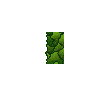
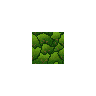
Two versions of the same layered image (96x96). Layer-by-layer changes:
hid "Half 1" (1st of 2) over [45, 32, 49, 64]
hid "Half 1" (2nd of 2) over [32, 32, 49, 64]
